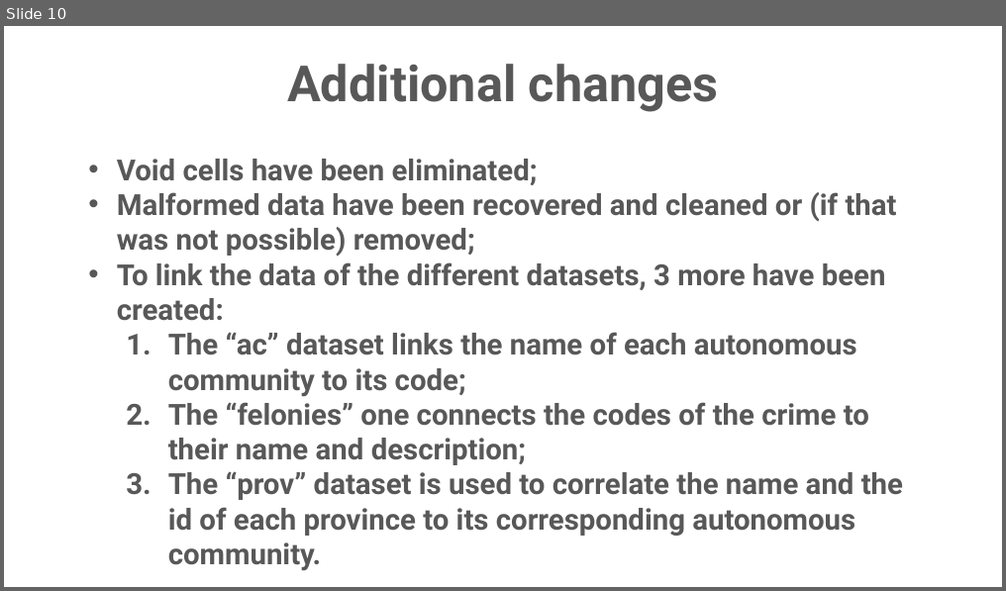
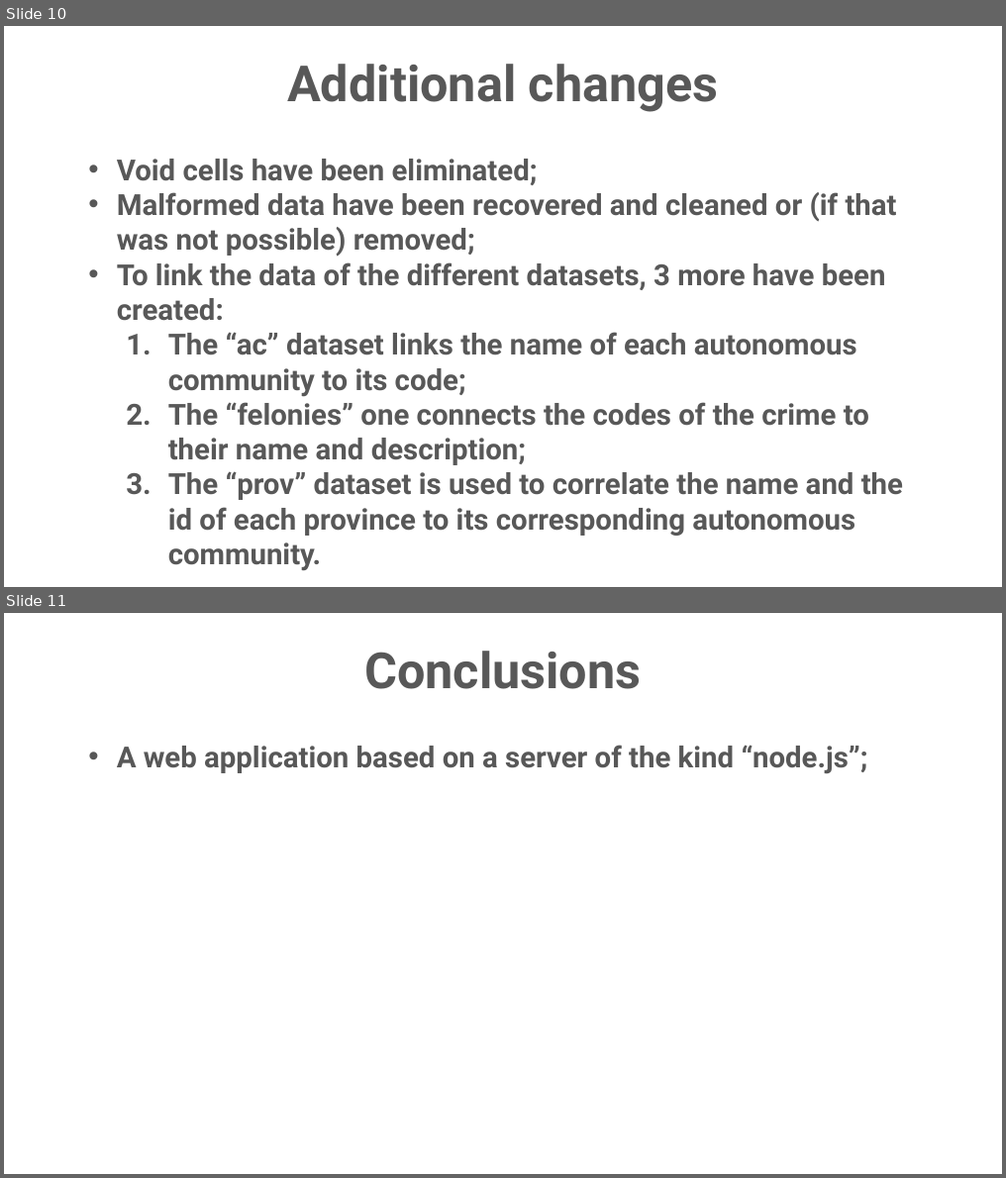
Before and after one commit to philosss/Ciudadpedia, a slide deck: slides.pptx. Shown one above the other, each under a label of ours: slide 10 before the commit, slides 10 and 11 after it. The pictures are 1006x591 and 1006x1178 pixels, drawn with LibreOffice and Linux fonts; fonts in the diff are those of the drawing; background and template pictures are left out. Boxes give left, top, right and bottom in pixels: in the first picture for what was removed or moved away, otherwise in the second. Text is boxed around its words. In the diff, an @@ line names an element or a change of style, - is before the commit and + after.

Commit message:
update slides

```diff
--- a/slides.pptx
+++ b/slides.pptx
@@ slide 11 added at (4,613,1002,1174), background picture (left out) @@
@@ text added at (364,651,641,689), 48 pt, text #585858, bold @@
+Conclusions
@@ text added at (117,745,868,774), 28 pt, text #585858, bold @@
+• A web application based on a server of the kind “node.js”;
```
